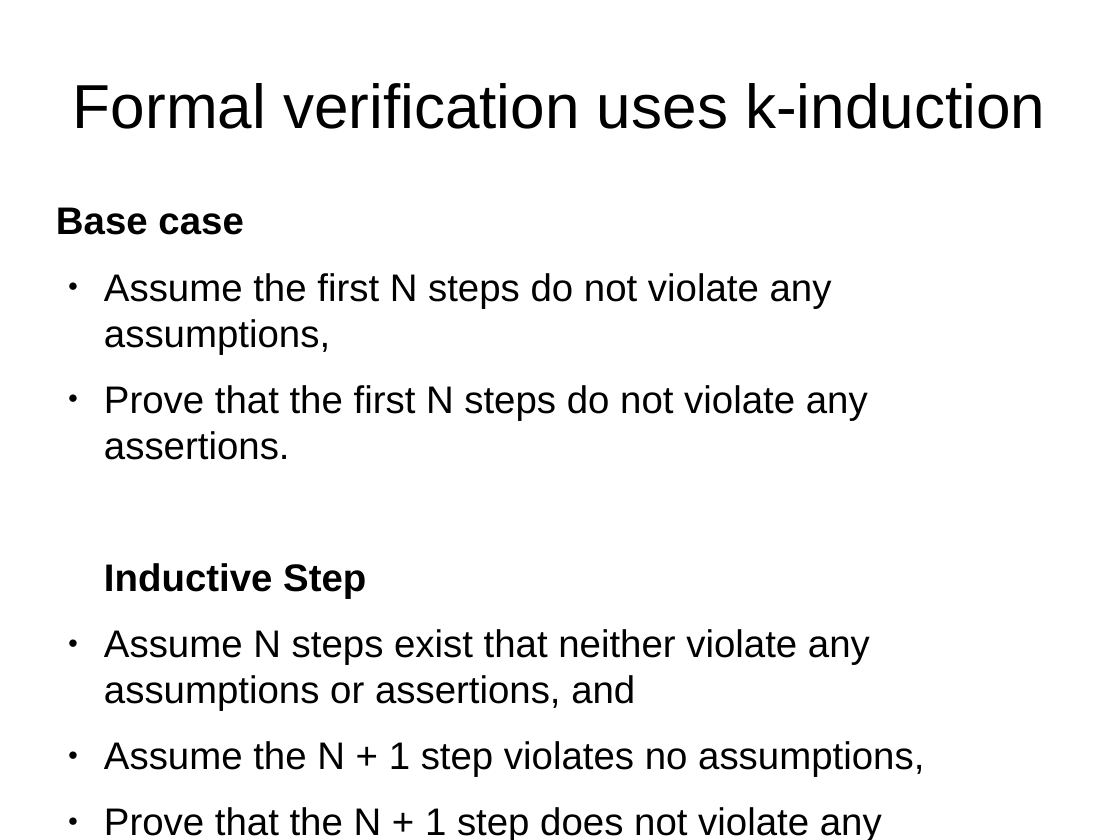
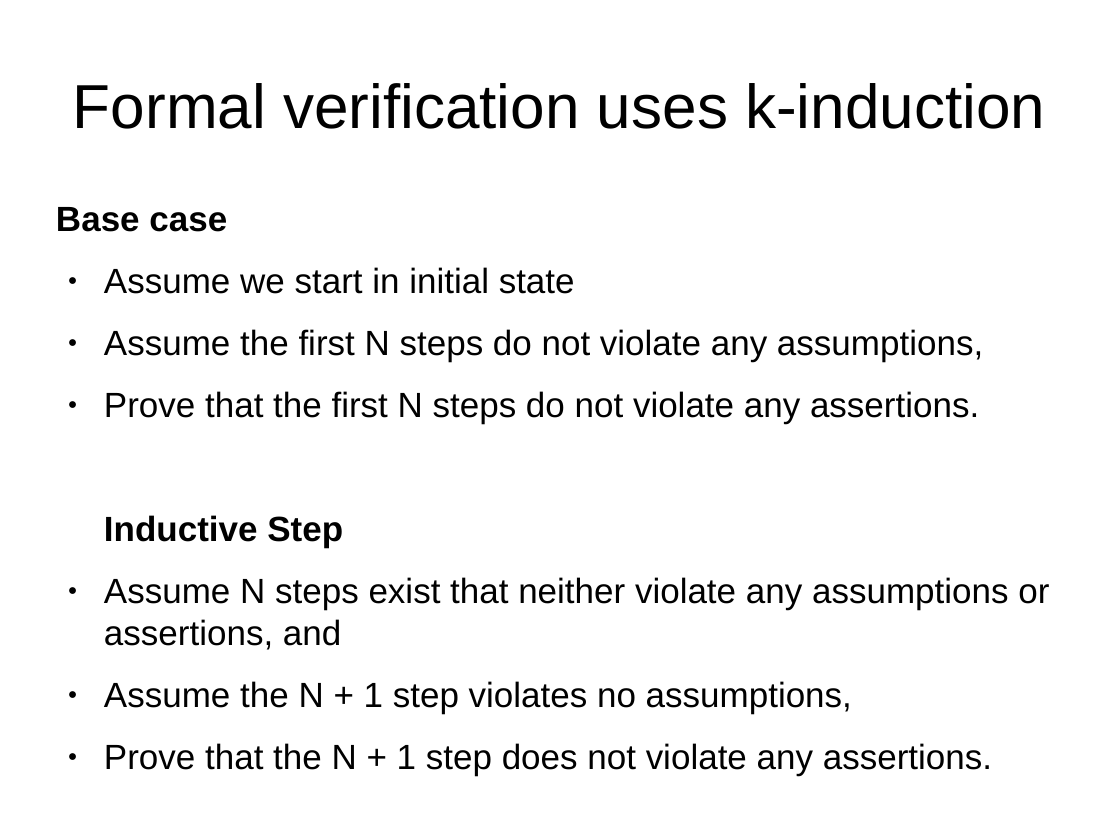
Before and after one commit to daveshah1/formal-fpl, a slide deck: slide 21 of wosh-presentation.odp. Drawn at 1120x840 pixels with LibreOffice and Linux fonts; fonts in the diff are those of the drawing. Boxes give left, top, right and bottom in pixels: in the first picture for what was removed or moved away, otherwise in the second. Text is boxed around its words. In the diff, an @@ line names an element or a change of style, - is before the commit and + after.

```diff
--- a/wosh-presentation.odp
+++ b/wosh-presentation.odp
@@ text at box(56, 207, 1049, 776): size 27.2 to 24.8 pt @@
@@ text at box(104, 267, 575, 294): paragraph added @@
+● Assume we start in initial state
```
Also in this commit, not shown: 1 other slide changed.
